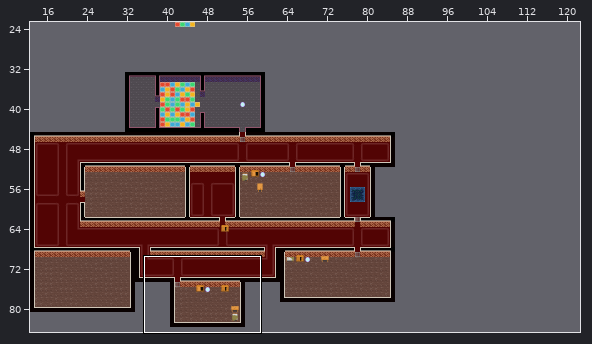
An edit to a level. Tiled map (JSON), Mirror/assets/level/map.json. The first picture is a wide view before the edit; the outline marks the close-up.
Close-up. Before the commit:
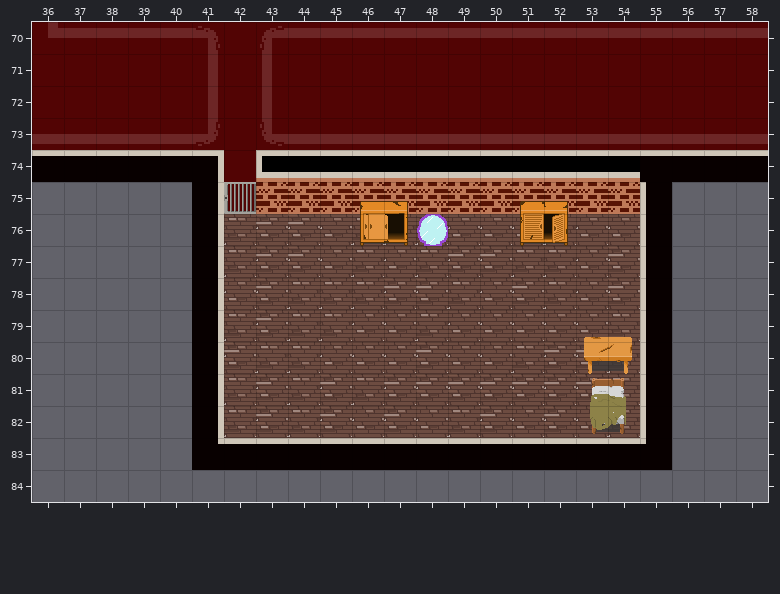
Cells are 32x32 px. Shown: x 36..58, y 70..84. The commit also changed other parts of the map, which this record leaves out.
Once edited:
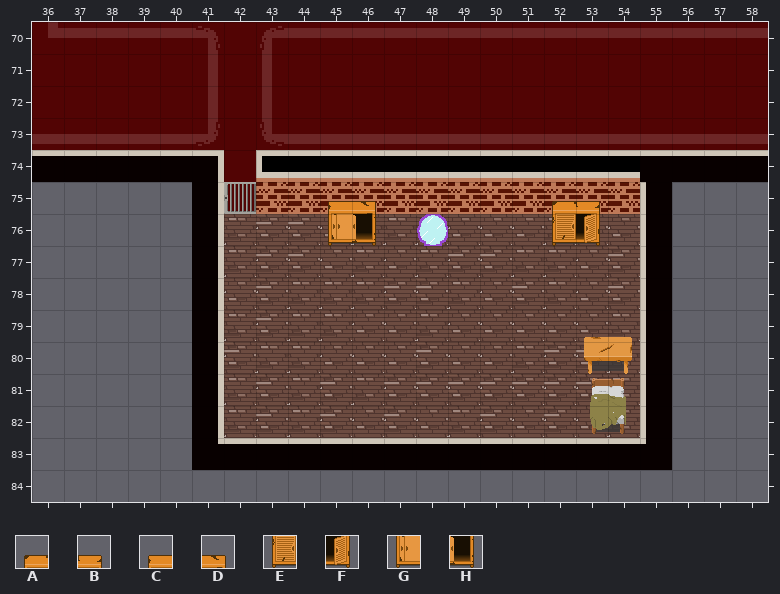
Key: from "objects": A 0, B 1, C 4, D 5, E 8, F 9, G 12, H 13.
_ is an empty cell, . an unchanged one.
Changes in this commit:
--- layer "Objects"
@@ x 45..53 @@
-75 _CD...AB_
-76 _GH...EF_
+75 CD_..._AB
+76 GH_..._EF
Pixel boxes of the changes (left, top, right, bottom) in both close-ups:
changed: (328, 201, 408, 246)
changed: (520, 201, 600, 246)
